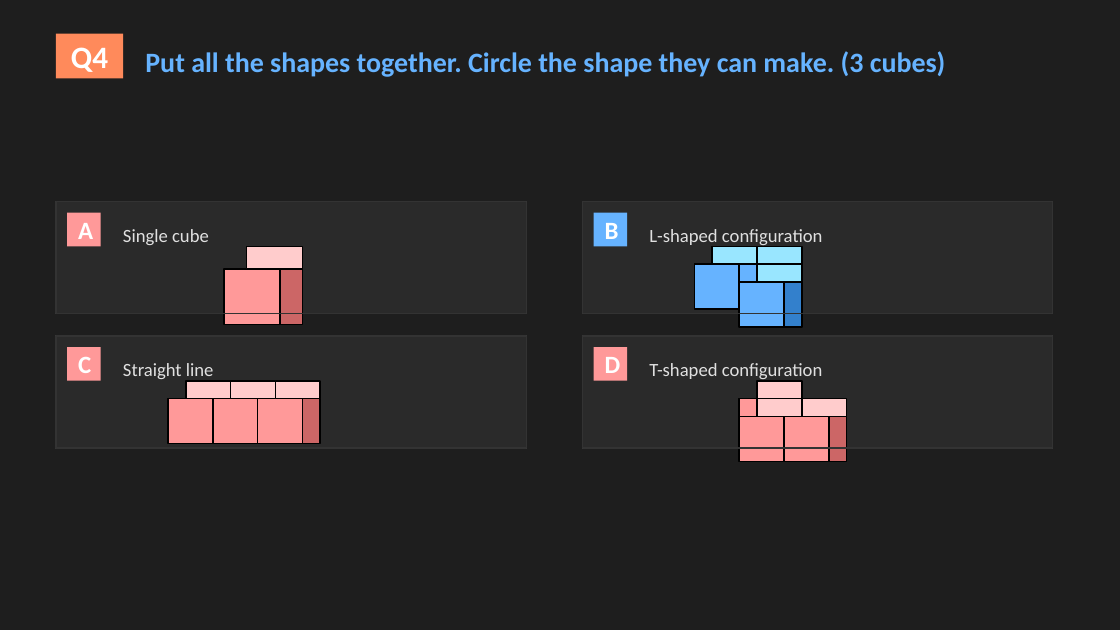
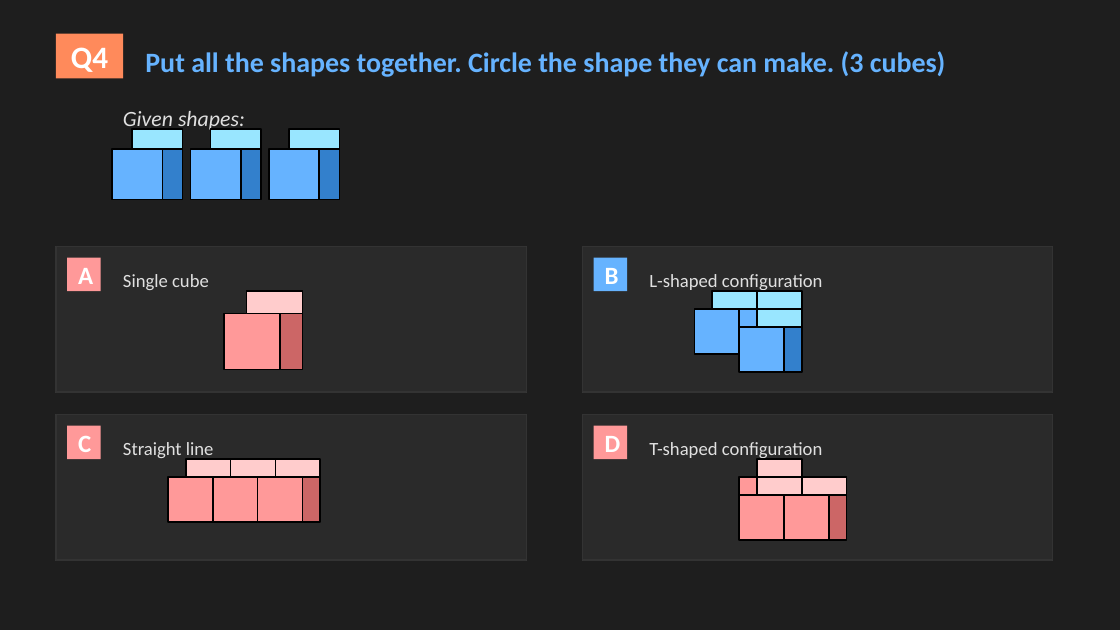
Before and after one commit to Regalx1/Math1-Quiz-Powerpoint, a slide deck: slide 7 of math-shapes-quiz-complete.pptx. Drawn at 1120x630 pixels with LibreOffice and Linux fonts; fonts in the diff are those of the drawing. Boxes give left, top, right and bottom in pixels: in the first picture for what was removed or moved away, otherwise in the second. Text is boxed around its words. In the diff, an @@ line names an element or a change of style, - is before the commit and + after.

```diff
--- a/math-shapes-quiz-complete.pptx
+++ b/math-shapes-quiz-complete.pptx
@@ text added at <box>123,111,245,133</box>, 14 pt, text #E0E0E0, italic @@
+Given shapes:
@@ rectangle added at <box>112,149,162,199</box>, fill #66B3FF, outline #000000 1 pt @@
@@ rectangle added at <box>132,129,183,149</box>, fill #99E6FF, outline #000000 1 pt @@
@@ rectangle added at <box>162,149,183,199</box>, fill #3380CC, outline #000000 1 pt @@
@@ rectangle added at <box>190,149,241,199</box>, fill #66B3FF, outline #000000 1 pt @@
@@ rectangle added at <box>211,129,261,149</box>, fill #99E6FF, outline #000000 1 pt @@
@@ rectangle added at <box>241,149,261,199</box>, fill #3380CC, outline #000000 1 pt @@
@@ rectangle added at <box>269,149,319,199</box>, fill #66B3FF, outline #000000 1 pt @@
@@ rectangle added at <box>289,129,339,149</box>, fill #99E6FF, outline #000000 1 pt @@
@@ rectangle added at <box>319,149,339,199</box>, fill #3380CC, outline #000000 1 pt @@
@@ rectangle: place and size @@
-rectangle at <box>56,202,526,314</box>
+rectangle at <box>56,246,526,392</box>
@@ rectangle: place and size @@
-rectangle at <box>56,202,526,314</box>
+rectangle at <box>56,246,526,392</box>
@@ rectangle: place and size @@
-rectangle at <box>582,202,1053,314</box>
+rectangle at <box>582,246,1053,392</box>
@@ rectangle: place and size @@
-rectangle at <box>582,202,1053,314</box>
+rectangle at <box>582,246,1053,392</box>
@@ 3 rectangles: place and size @@
-3 rectangles at <box>739,264,802,327</box>
+3 rectangles at <box>739,291,802,354</box>
@@ 8 rectangles, 2 texts: place and size @@
-8 rectangles, 2 texts at <box>67,213,823,325</box>
+8 rectangles, 2 texts at <box>67,258,823,370</box>
@@ 3 rectangles: place and size @@
-3 rectangles at <box>739,246,802,309</box>
+3 rectangles at <box>739,309,802,372</box>
@@ rectangle: place and size @@
-rectangle at <box>56,336,526,448</box>
+rectangle at <box>56,414,526,560</box>
@@ rectangle: place and size @@
-rectangle at <box>56,336,526,448</box>
+rectangle at <box>56,414,526,560</box>
@@ rectangle: place and size @@
-rectangle at <box>582,336,1053,448</box>
+rectangle at <box>582,414,1053,560</box>
@@ rectangle: place and size @@
-rectangle at <box>582,336,1053,448</box>
+rectangle at <box>582,414,1053,560</box>
@@ 3 rectangles: place and size @@
-3 rectangles at <box>739,399,802,461</box>
+3 rectangles at <box>739,459,802,522</box>
@@ 3 rectangles: place and size @@
-3 rectangles at <box>739,381,802,444</box>
+3 rectangles at <box>739,477,802,540</box>
@@ 14 rectangles, 2 texts: place and size @@
-14 rectangles, 2 texts at <box>67,347,847,461</box>
+14 rectangles, 2 texts at <box>67,426,847,540</box>
```
Also in this commit, not shown: 14 other slides changed, 2 slides added, 2 slides removed, 1 other file.
